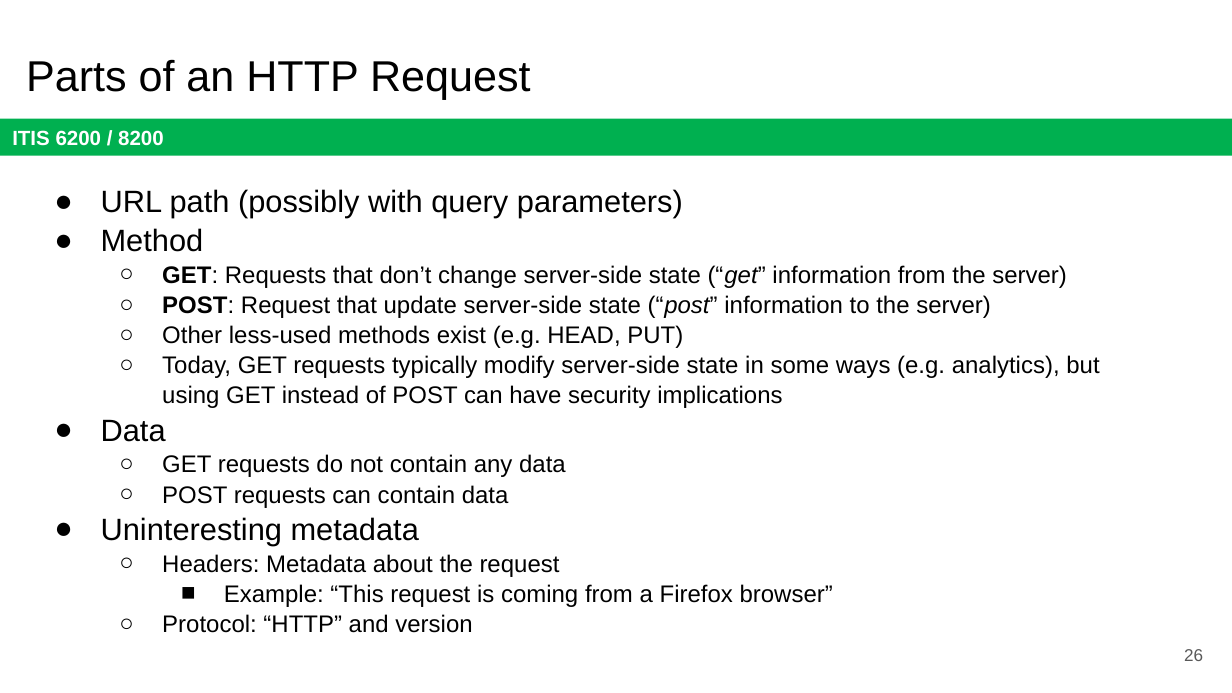
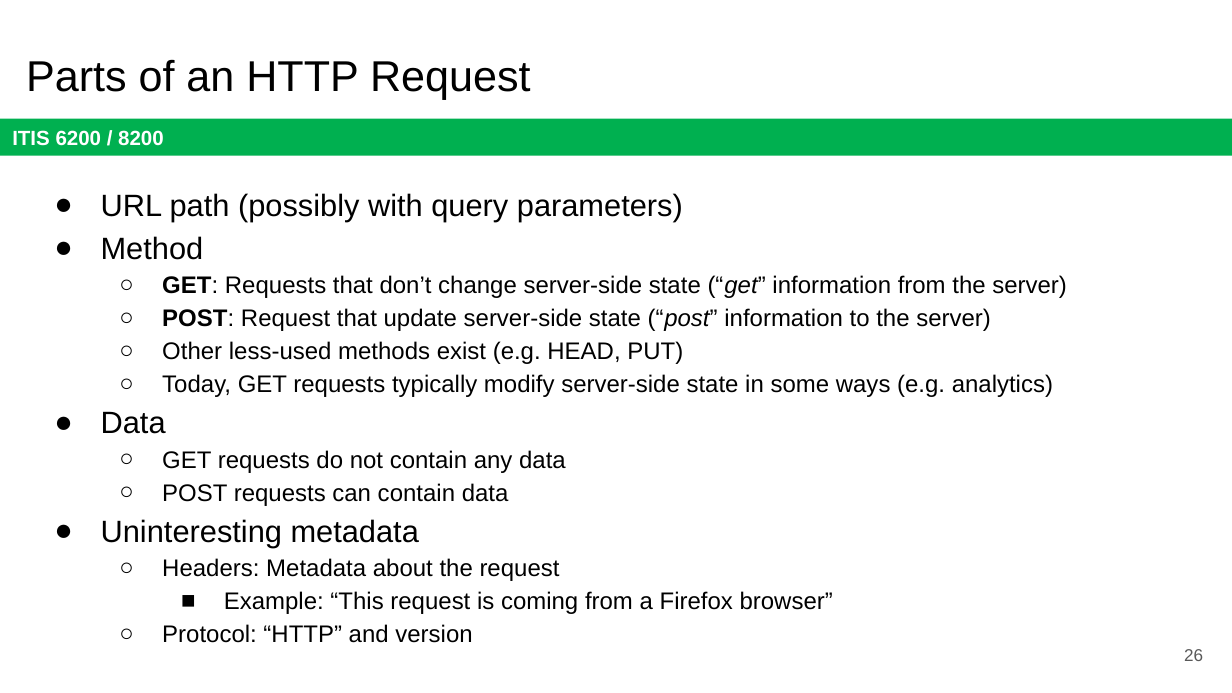
Before and after one commit to jx5c/github.io, a slide deck: slide 26 of teaching/ITIS6200/2023fa/lectures/lec10.pptx. Drawn at 1232x693 pixels with LibreOffice and Linux fonts; fonts in the diff are those of the drawing. Boxes give left, top, right and bottom in pixels: in the first picture for what was removed or moved away, otherwise in the second. Text is boxed around its words. In the diff, an @@ line names an element or a change of style, - is before the commit and + after.

```diff
--- a/teaching/ITIS6200/2023fa/lectures/lec10.pptx
+++ b/teaching/ITIS6200/2023fa/lectures/lec10.pptx
@@ text at <box>101,193,1067,643</box>: line spacing 1.05 to 1.15 @@
@@ text at <box>162,374,1053,397</box>: text changed @@
-  ○ Today, GET requests typically modify server-side state in some ways (e.g. analytics), but using GET instead of POST can have security implications
+  ○ Today, GET requests typically modify server-side state in some ways (e.g. analytics)
```
Also in this commit, not shown: 11 other slides changed, 4 slides removed, 3 other files.
